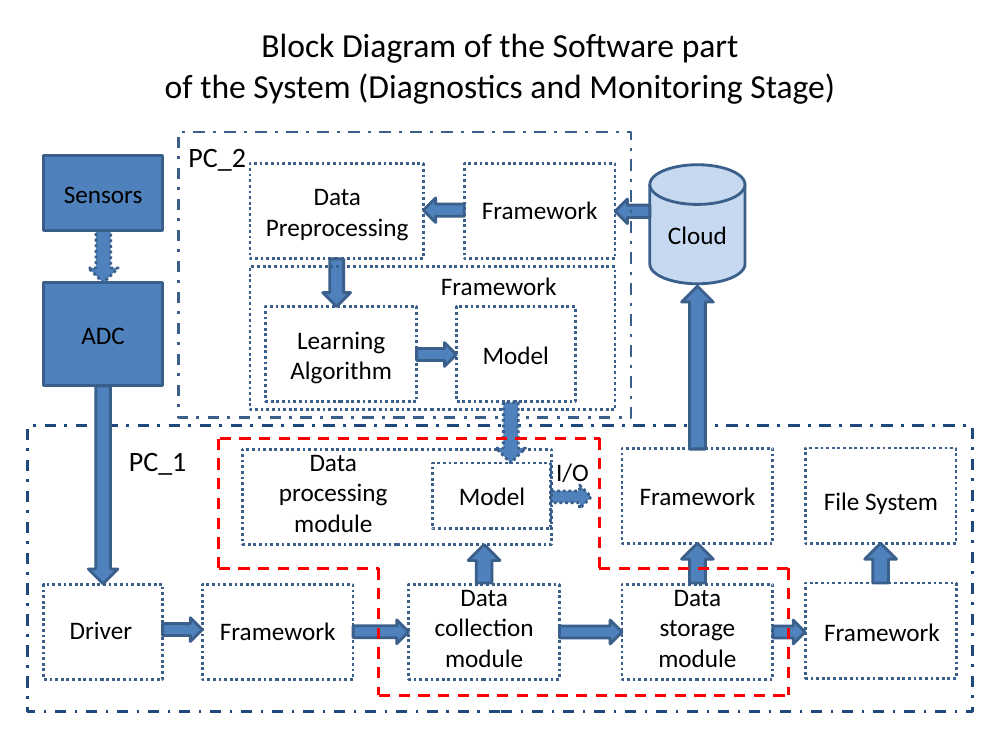
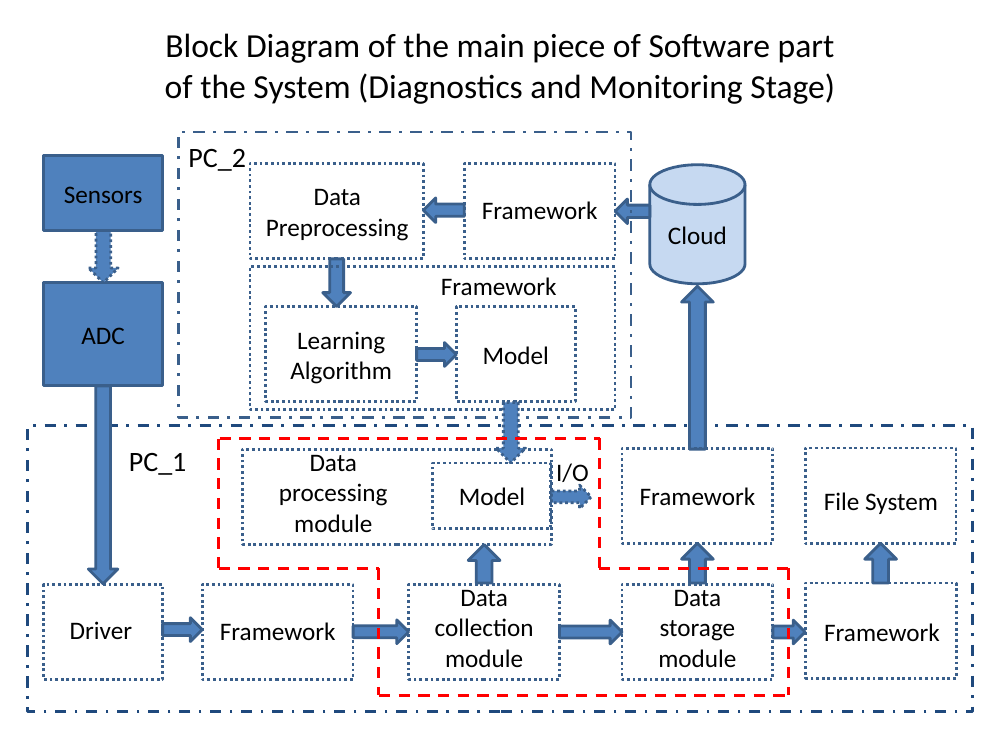
Before and after one commit to AcoustoLab/acousto_monitoring, a slide deck: slide 4 of docs/AI based Vibroacoustic Diagnostics and Monitoring System.pptx. Drawn at 1008x756 pixels with LibreOffice and Linux fonts; fonts in the diff are those of the drawing. Boxes give left, top, right and bottom in pixels: in the first picture for what was removed or moved away, otherwise in the second. Text is boxed around its words. In the diff, an @@ line names an element or a change of style, - is before the commit and + after.

Commit message:
Added general scheme of software part of the our Diagnostics System into presentation file

```diff
--- a/docs/AI based Vibroacoustic Diagnostics and Monitoring System.pptx
+++ b/docs/AI based Vibroacoustic Diagnostics and Monitoring System.pptx
@@ title at (x1=165, y1=33, x2=835, y2=104): text changed @@
-Block Diagram of the Software part
-of the System (Diagnostics and Monitoring Stage)
+Block Diagram of the main piece of Software part
+of the System (Diagnostics and Monitoring Stage)
```
Also in this commit, not shown: 1 other slide changed, 1 slide added.
